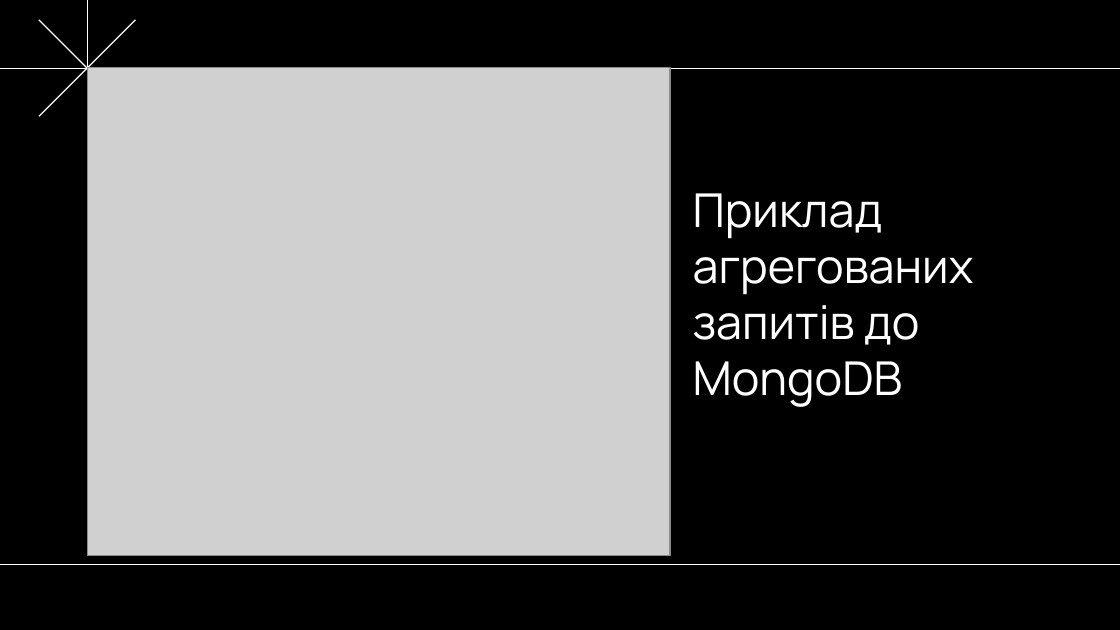
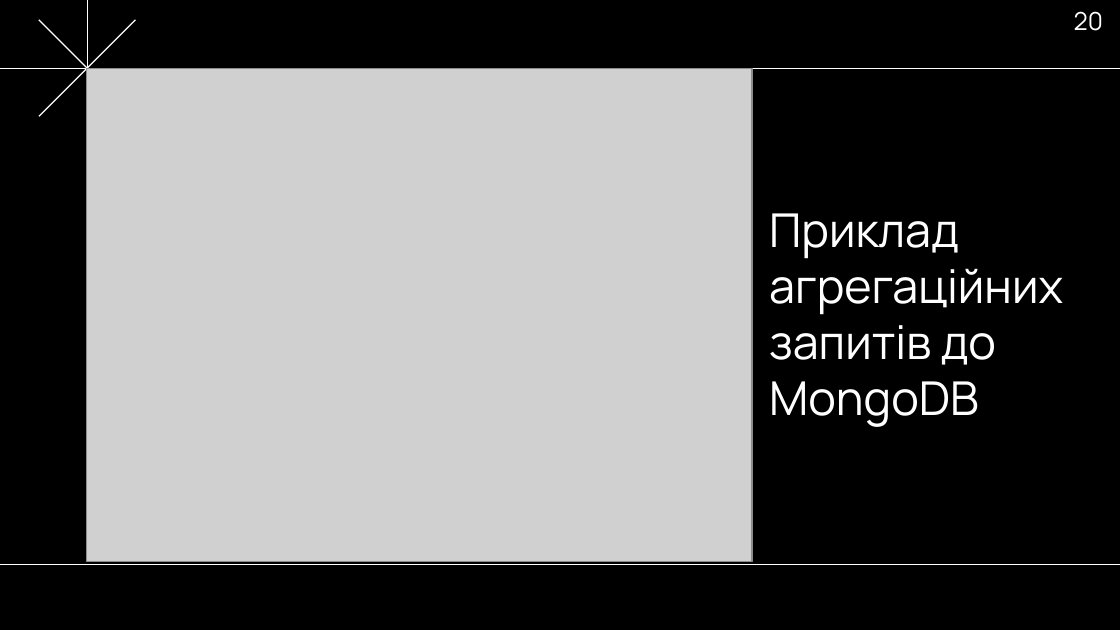
Before and after one commit to NureButsulinIhor/2025_B_PI_PZPI-21-2_Butsulin_I_O, a slide deck: slide 20 of 2025_Б_ПІ_ПЗПІ_21_2_Буцулін_І_О.pptx. Drawn at 1120x630 pixels with LibreOffice and Linux fonts; fonts in the diff are those of the drawing; grey boxes stand for pictures. Boxes give left, top, right and bottom in pixels: in the first picture for what was removed or moved away, otherwise in the second. Text is boxed around its words. In the diff, an @@ line names an element or a change of style, - is before the commit and + after.

```diff
--- a/2025_Б_ПІ_ПЗПІ_21_2_Буцулін_І_О.pptx
+++ b/2025_Б_ПІ_ПЗПІ_21_2_Буцулін_І_О.pptx
@@ page number added at bbox=[1074, 11, 1103, 31], 16 pt, text #FFFFFF @@
+20
@@ picture: place and size @@
-picture at bbox=[87, 68, 670, 557]
+picture at bbox=[87, 68, 753, 561]
@@ title at bbox=[769, 213, 1063, 427]: text changed @@
-Приклад агрегованих запитів до MongoDB
+Приклад агрегаційних запитів до MongoDB
```
Also in this commit, not shown: 25 other slides changed, 1 other file.
